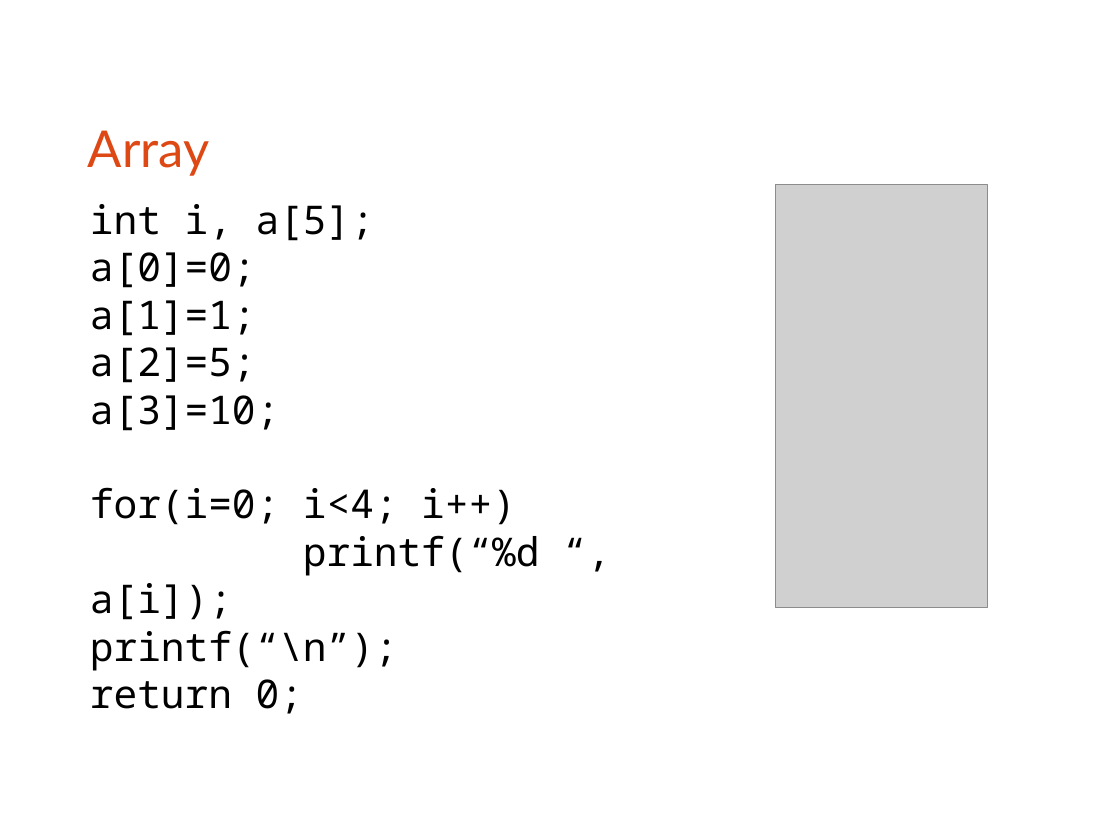
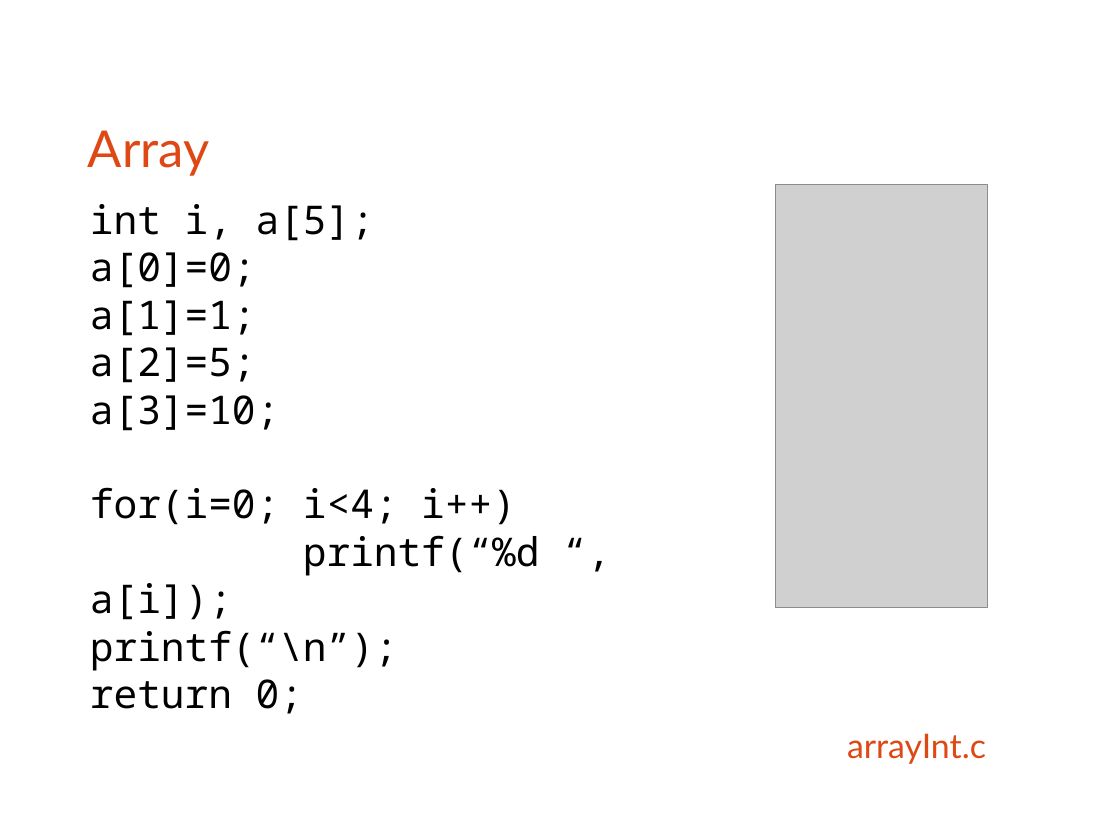
Before and after one commit to bagustris/prokom-tf, a slide deck: slide 10 of slide/prokom4.odp (slide 9 before the commit). Drawn at 1120x840 pixels with LibreOffice and Linux fonts; fonts in the diff are those of the drawing; grey boxes stand for pictures. Boxes give left, top, right and bottom in pixels: in the first picture for what was removed or moved away, otherwise in the second. Text is boxed around its words. In the diff, an @@ line names an element or a change of style, - is before the commit and + after.

```diff
--- a/slide/prokom4.odp
+++ b/slide/prokom4.odp
@@ text added at <box>847,733,986,764</box>, 24 pt, text #DD4814 @@
+arrayInt.c
```
Also in this commit, not shown: 5 other slides changed, 1 slide added, 8 other files.
